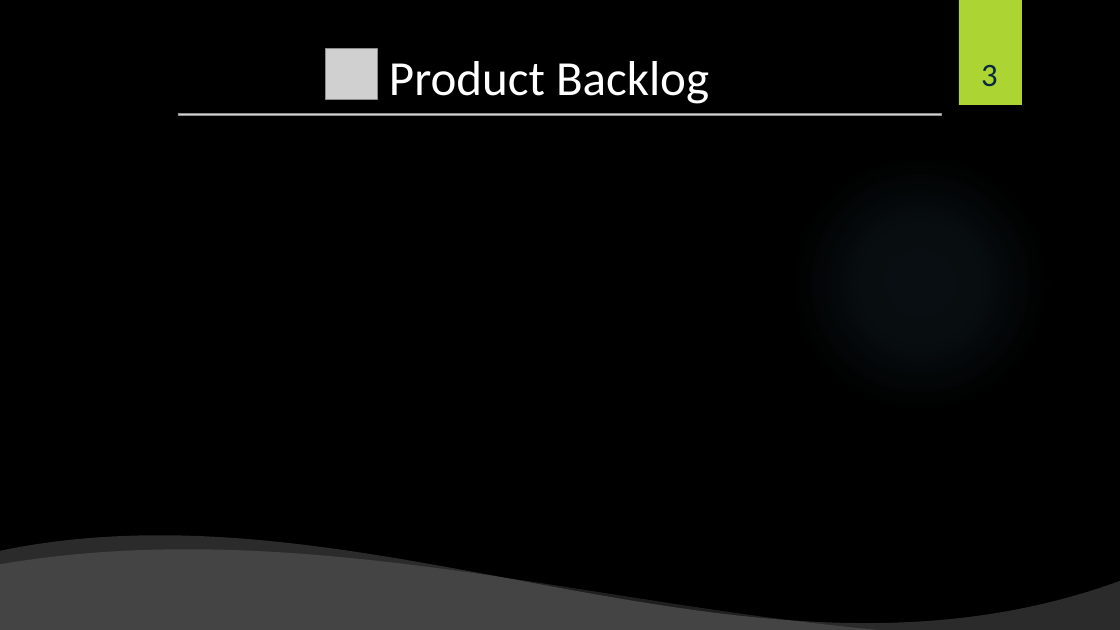
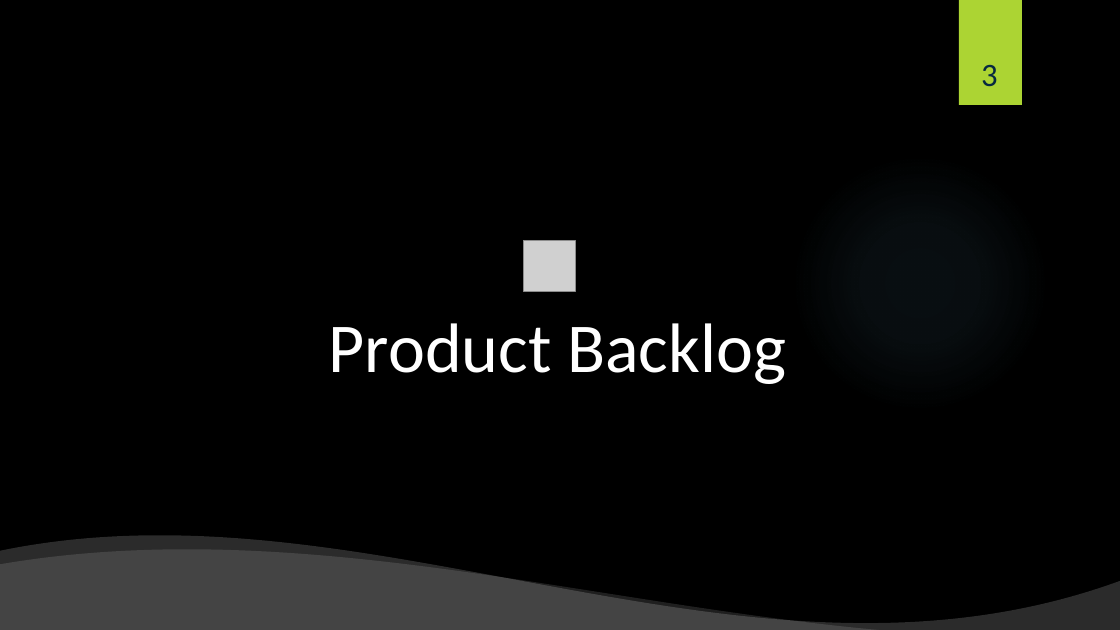
Before and after one commit to shiftlyapp/Shiftly, a slide deck: slide 3 of Backlog.pptx. Drawn at 1120x630 pixels with LibreOffice and Linux fonts; fonts in the diff are those of the drawing; grey boxes stand for pictures; background and template pictures are left out. Boxes give left, top, right and bottom in pixels: in the first picture for what was removed or moved away, otherwise in the second. Text is boxed around its words. In the diff, an @@ line names an element or a change of style, - is before the commit and + after.

```diff
--- a/Backlog.pptx
+++ b/Backlog.pptx
@@ picture removed at <box>178,113,942,116</box> @@
@@ picture: place and size @@
-picture at <box>326,48,377,99</box>
+picture at <box>523,240,575,292</box>
@@ title "Product Backlog": place and size @@
-title "Product Backlog" at <box>389,61,709,104</box>
+title "Product Backlog" at <box>329,323,786,384</box>
@@ title "Product Backlog" at <box>329,323,786,384</box>: size 42 to 60 pt @@
```
Also in this commit, not shown: 13 other slides changed, 10 slides added, 8 slides removed.
